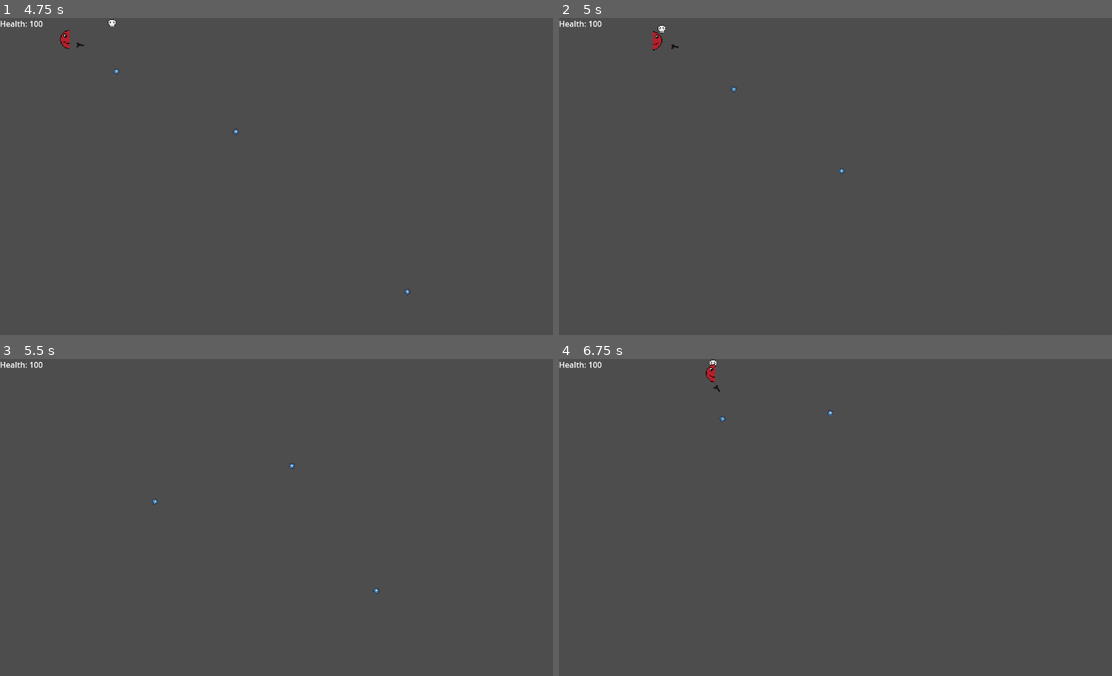
Above: before the commit, frames 1-4 (two rows, left to right).
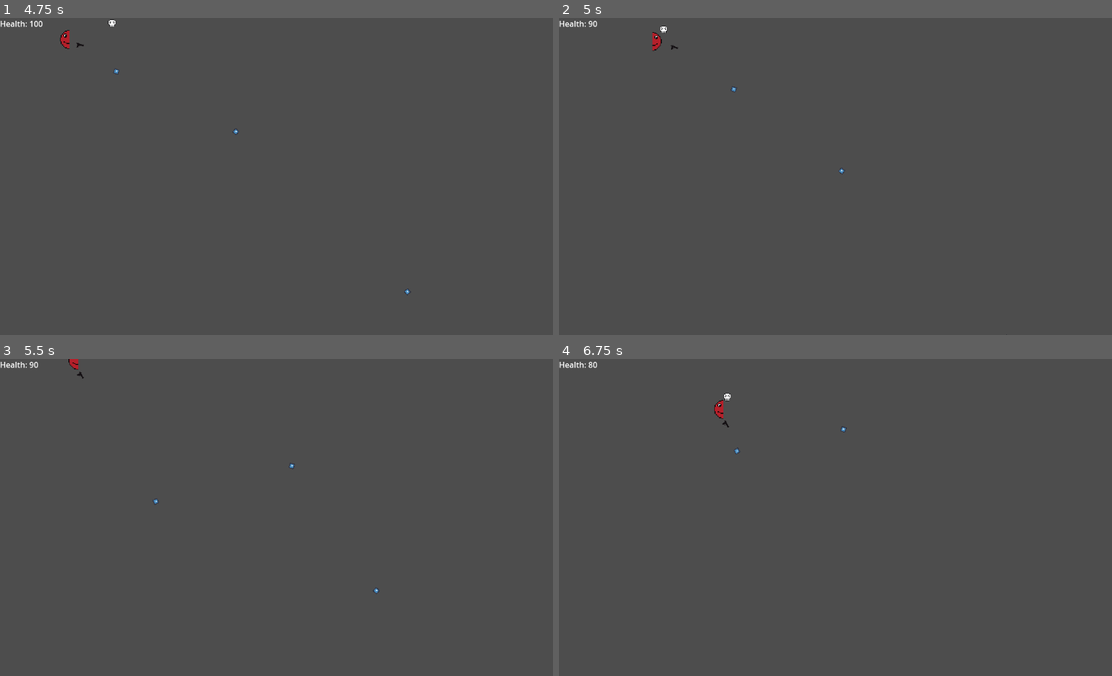
Above: after the commit, the same moments.

Repository: Techtix0/horde_survivor
Game: Godot game, scene res://src/level_01.tscn
The game is run twice, just before and just after one commit, with the same random seed, the same clock (stepped at 60 frames per second) and the same inputs. The engine's default icon, where the game draws it, is replaced by a stand-in: a white triangle on a blue panel in a dark square.
Inputs (mouse positions are in pixels of both pictures, inside the frame that each line leads up to):
- Up to frame 1 (4.75 s): tap Enter at 0.5, 4.25 s; move the mouse to (254, 239) at 0.52 s; press the mouse at (254, 239) at 0.53 s; hold W (up) 0.53-2.03 s; move the mouse to (453, 224) at 1.27 s; release the mouse at (453, 224) at 1.28 s; click (453, 224) at 1.35 s; tap Space at 2 s; move the mouse to (110, 128) at 2.02 s; press the mouse at (110, 128) at 2.03 s; hold A (left) 2.03-3.53 s; move the mouse to (309, 176) at 2.77 s; release the mouse at (309, 176) at 2.78 s; click (309, 176) at 2.85 s; move the mouse to (199, 97) at 3.52 s; press the mouse at (199, 97) at 3.53 s; hold S (down) 3.53-4.28 s; move the mouse to (403, 160) at 4.27 s; release the mouse at (403, 160) at 4.28 s; hold D (right) from 4.28 s (still down); click (403, 160) at 4.35 s
- Up to frame 2 (5 s): keep holding D (right)
- Up to frame 3 (5.5 s): move the mouse to (171, 533) at 5.02 s; release D (right) at 5.03 s; press the mouse at (171, 533) at 5.03 s; hold W (up) from 5.03 s (still down)
- Up to frame 4 (6.75 s): move the mouse to (896, 447) at 5.77 s; release W (up) at 5.78 s; release the mouse at (896, 447) at 5.78 s; hold D (right) from 5.78 s (still down); click (896, 447) at 5.85 s; move the mouse to (813, 580) at 6.52 s; press the mouse at (813, 580) at 6.53 s

Frame 1 is identical in both runs. In frame 2, 0.1% of the frame differs, in the area x 5-22%, y 0-11%; in frame 3, less than 0.1%; in frame 4, 0.3%, in the area x 5-53%, y 0-31%.

Commit message:
Update: enemy damages player and dies when shot

Diff:
--- a/src/scenes/enemies/basic_enemy.gd
+++ b/src/scenes/enemies/basic_enemy.gd
@@ -1,13 +1,52 @@
 extends CharacterBody2D
 
 @export var move_speed: float
+@export var damage: int
+@export var damage_interval: float
+@export var health: int
+
+var player_in_range: bool
+var damage_cooldown: float = 0
 
 func _ready() -> void:
-	print("Enemy is ready")
+	# connects to hurtbox signals
+	var hurtbox = get_node("Hurtbox")
+	hurtbox.body_entered.connect(on_body_entered)
+	hurtbox.body_exited.connect(on_body_exited)
+	hurtbox.area_entered.connect(on_area_entered)
+
+	# Set damage interval timer
+
 
 func _physics_process(delta: float) -> void:
+	damage_cooldown -= delta
+
+	# Move towards the player
 	velocity = position.direction_to(PlayerManager.player.position) * move_speed
 	move_and_slide()
 
-func _process(delta: float) -> void:
-	pass
+	# If player is in range deal damage
+	if player_in_range && damage_cooldown <= 0:
+		damage_cooldown = damage_interval
+		PlayerManager.take_damage(damage)
+
+func on_body_entered(body: Node2D) -> void:
+	# Set player in range check to true if player enters attack range
+	player_in_range = body.is_in_group("Player")
+
+func on_body_exited(body: Node2D) -> void:
+	# Set player in range check to false if player leaves attack range
+	player_in_range = !body.is_in_group("Player")
+
+
+func on_area_entered(area: Area2D) -> void:
+	# If the area that entered is a bullet from the player take damage
+	if area.is_in_group("Player_bullets"):
+		health -= area.damage
+
+	# When health is drained remove enemy
+	if health <= 0:
+		self.queue_free()
+
+	# TODO: health bar
+	print(health)
--- a/src/scenes/enemies/basic_enemy.tscn
+++ b/src/scenes/enemies/basic_enemy.tscn
@@ -6,7 +6,7 @@
 [sub_resource type="CircleShape2D" id="CircleShape2D_k3bid"]
 
 [sub_resource type="CapsuleShape2D" id="CapsuleShape2D_uxfyk"]
-radius = 7.0
+radius = 9.0
 height = 18.0
 
 [sub_resource type="SpriteFrames" id="SpriteFrames_81qg7"]
@@ -23,6 +23,9 @@
 [node name="BasicEnemy" type="CharacterBody2D"]
 script = ExtResource("1_81qg7")
 move_speed = 100.0
+damage = 10
+damage_interval = 1.0
+health = 20
 
 [node name="Hurtbox" type="Area2D" parent="."]
 
--- a/src/scenes/items/basic_gun.gd
+++ b/src/scenes/items/basic_gun.gd
@@ -5,6 +5,7 @@
 @export var bullet_speed: float = 100
 @export var fire_delay: float = 0.5
 @export var bullet_lifetime: float = 1.0
+@export var damage: int = 5
 
 var delay_timer: float = 0
 
@@ -16,7 +17,8 @@
 	if delay_timer < 0:
 		# Spawn in bullet
 		var bullet = bullet_preload.instantiate()
-		bullet.init(bullet_speed, bullet_lifetime)
+		bullet.init(bullet_speed, bullet_lifetime, damage)
+		bullet.add_to_group("Player_bullets")
 		get_tree().get_nodes_in_group("Player")[0].owner.add_child(bullet)
 
 		# Set bullet transform to go in the correct direction
--- a/src/scenes/items/bullet.gd
+++ b/src/scenes/items/bullet.gd
@@ -3,10 +3,12 @@
 
 var speed: float
 var lifetime_timer: float
+var damage: int
 
-func init(speed: float, lifetime: float) -> void:
+func init(speed: float, lifetime: float, damage: int) -> void:
 	self.speed = speed
 	self.lifetime_timer = lifetime
+	self.damage = damage
 
 func _physics_process(delta: float) -> void:
 	lifetime_timer -= delta
--- a/src/scenes/player/player.tscn
+++ b/src/scenes/player/player.tscn
@@ -10,6 +10,8 @@
 [ext_resource type="PackedScene" uid="uid://cqrcbct62klrh" path="res://src/scenes/hud/player_hud.tscn" id="8_w8ig4"]
 
 [sub_resource type="CapsuleShape2D" id="CapsuleShape2D_sh265"]
+radius = 20.0
+height = 40.0
 
 [sub_resource type="AtlasTexture" id="AtlasTexture_cx3ie"]
 atlas = ExtResource("3_6gf5d")
